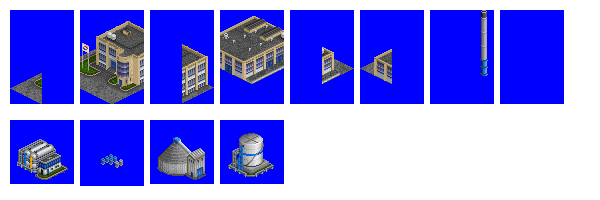
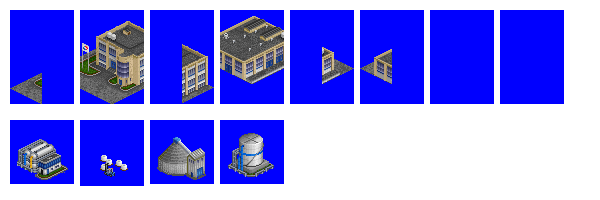
Layered file, before and after one edit (600x200). Changes by layer:
painted on "cleaning_products_factory_1.png copy" over [100, 10, 488, 177]
painted on "cleaning_products_factory_1.png" over [101, 154, 123, 168]
